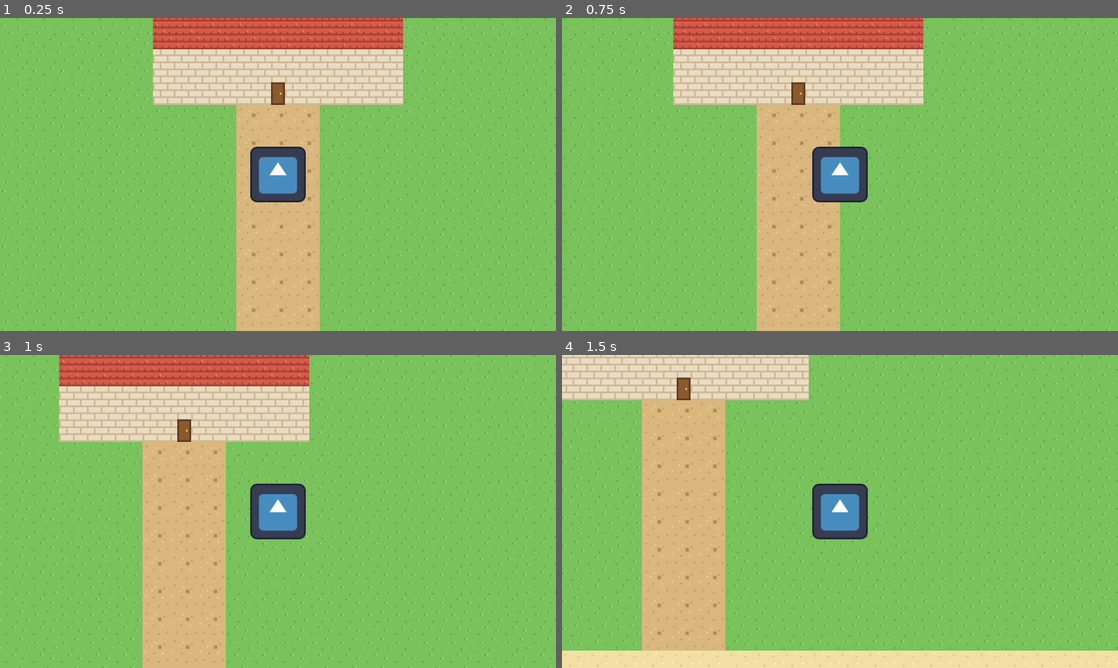
Above: before the commit, frames 1-4 (two rows, left to right).
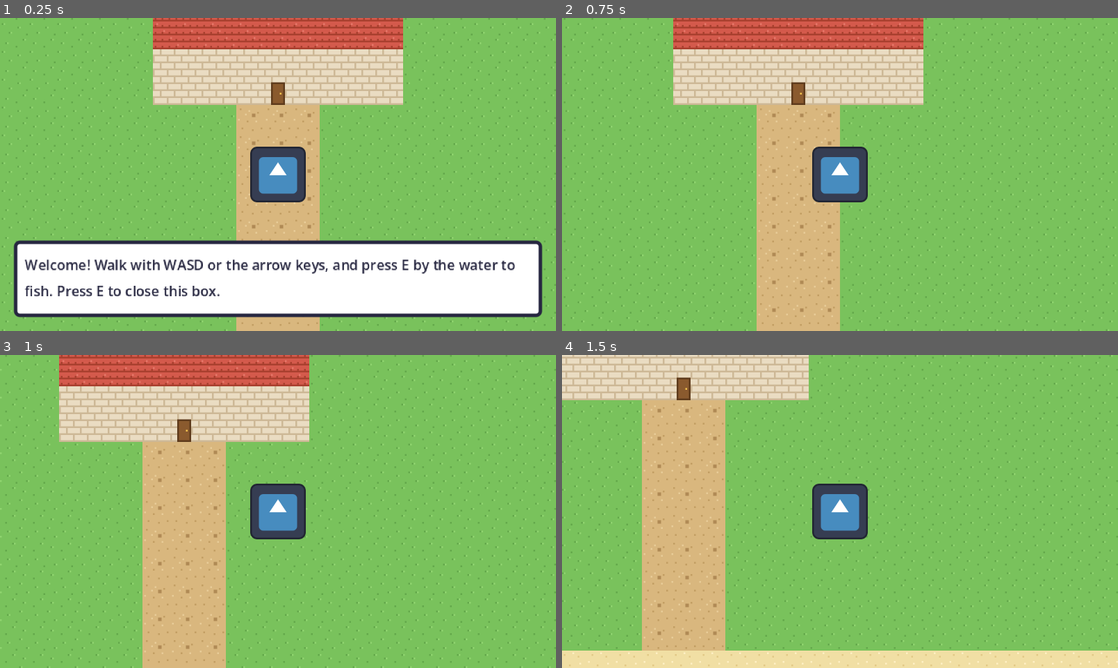
Above: after the commit, the same moments.

Repository: dogamujde/fishing-game
Game: Godot game, scene res://scenes/main.tscn
The game is run twice, just before and just after one commit, with the same random seed, the same clock (stepped at 60 frames per second) and the same inputs. The engine's default icon, where the game draws it, is replaced by a stand-in: a white triangle on a blue panel in a dark square.
Inputs:
- Up to frame 1 (0.25 s): no input
- Up to frame 2 (0.75 s): tap E (interact) at 0.5 s; hold D (move_right) from 0.53 s (still down); hold E (interact) from 0.53 s (still down)
- Up to frame 3 (1 s): keep holding D (move_right); keep holding E (interact)
- Up to frame 4 (1.5 s): release D (move_right) at 1.28 s; release E (interact) at 1.28 s; hold S (move_down) from 1.28 s (still down); tap E (interact) at 1.35 s

The runs differ from the first frame. In frame 1, 24% of the frame differs, in the area x 2-98%, y 70-96%; in frame 2, nothing differs; in frame 3, nothing differs; in frame 4, nothing differs.

Commit message:
Add Pokemon-style text box with a welcome tip

Diff:
--- a/project.godot
+++ b/project.godot
@@ -18,6 +18,7 @@
 [autoload]
 
 GameState="*uid://dn6hdp5hyva6b"
+TextBox="*uid://3gd7nmdhyq8f"
 
 [display]
 
--- /dev/null
+++ b/scenes/ui/text_box.tscn
@@ -0,0 +1,13 @@
+[gd_scene format=3 uid="uid://3gd7nmdhyq8f"]
+
+[ext_resource type="Script" uid="uid://bq3a1uhjia1wo" path="res://scripts/text_box.gd" id="1_btfno"]
+
+[node name="TextBox" type="CanvasLayer" unique_id=1276981360]
+script = ExtResource("1_btfno")
+
+[node name="PanelContainer" type="PanelContainer" parent="." unique_id=558402356]
+offset_right = 40.0
+offset_bottom = 40.0
+
+[node name="Label" type="Label" parent="PanelContainer" unique_id=363148172]
+layout_mode = 2
--- a/scripts/main.gd
+++ b/scripts/main.gd
@@ -19,6 +19,7 @@
 	GameState.xp_changed.connect(_on_xp_changed)  # print XP whenever it changes
 	GameState.leveled_up.connect(_on_leveled_up)  # print when the player levels up
 
+	TextBox.show_message("Welcome! Walk with WASD or the arrow keys, and press E by the water to fish. Press E to close this box.")  # first tip when the game starts
 
 func _on_fishing_requested(_spot: FishingSpot) -> void:  # runs when the player presses E at a spot
 	GameState.add_xp(40)  # temporary placeholder test XP until Joseph's minigame is hooked up
--- /dev/null
+++ b/scripts/text_box.gd
@@ -0,0 +1,37 @@
+extends CanvasLayer
+## A Pokemon-style text box at the bottom of the screen for tips and messages
+
+const TEXT_COLOR := Color(0.15, 0.15, 0.25)  # dark blue-gray, easy to read on white
+
+@onready var panel: PanelContainer = $PanelContainer  # the white box
+@onready var label: Label = $PanelContainer/Label  # the text inside the box
+
+
+func _ready() -> void:  # runs once when the game starts
+	process_mode = Node.PROCESS_MODE_ALWAYS
+	panel.position = Vector2(8, 128)  # near the bottom of the 320x180 screen
+	panel.size = Vector2(304, 44)  # almost the full width, tall enough for a few lines
+	var style := StyleBoxFlat.new()  # a plain box style we can color
+	style.bg_color = Color.WHITE  # white background
+	style.border_color = TEXT_COLOR
+	style.set_border_width_all(2)  # 2 pixel border on every side
+	style.set_corner_radius_all(3)  # slightly rounded corners
+	style.set_content_margin_all(6)  # space between the border and the text
+	panel.add_theme_stylebox_override("panel", style)
+	label.add_theme_color_override("font_color", TEXT_COLOR)  # dark text on the white box
+	label.add_theme_font_size_override("font_size", 8)  # small enough to fit a few lines
+	label.autowrap_mode = TextServer.AUTOWRAP_WORD_SMART  # wrap long text onto the next line
+	hide()
+
+
+func show_message(text: String) -> void:  # shows a message and pauses the game
+	label.text = text  # put the message in the box
+	show()  # make the box visible
+	get_tree().paused = true  # freeze the game while the player reads
+
+
+func _unhandled_input(event: InputEvent) -> void:
+	if visible and event.is_action_pressed("interact"):  # E closes the box while it's open
+		hide()  # close the box
+		get_tree().paused = false
+		get_viewport().set_input_as_handled()
Not shown, added: scripts/text_box.gd.uid
